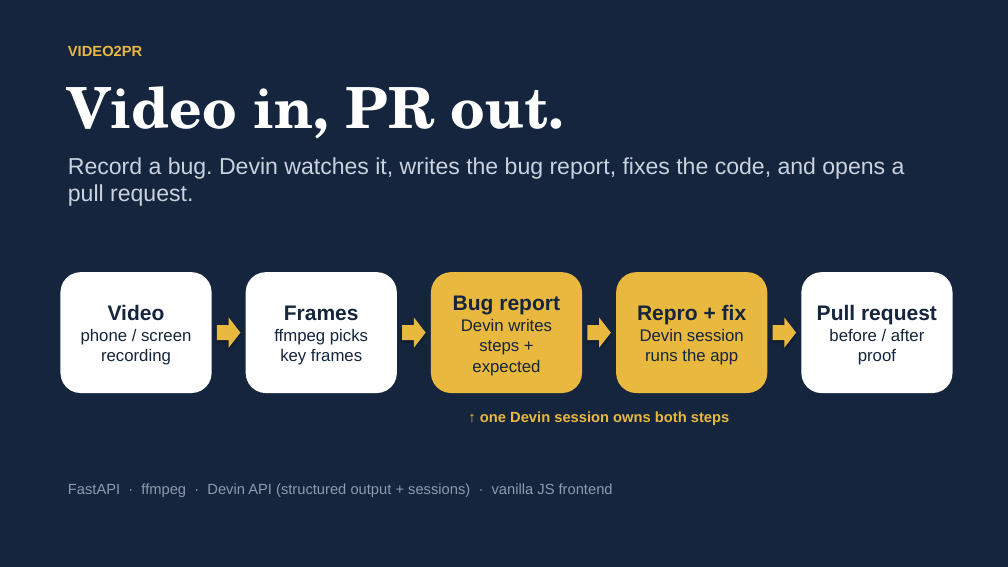
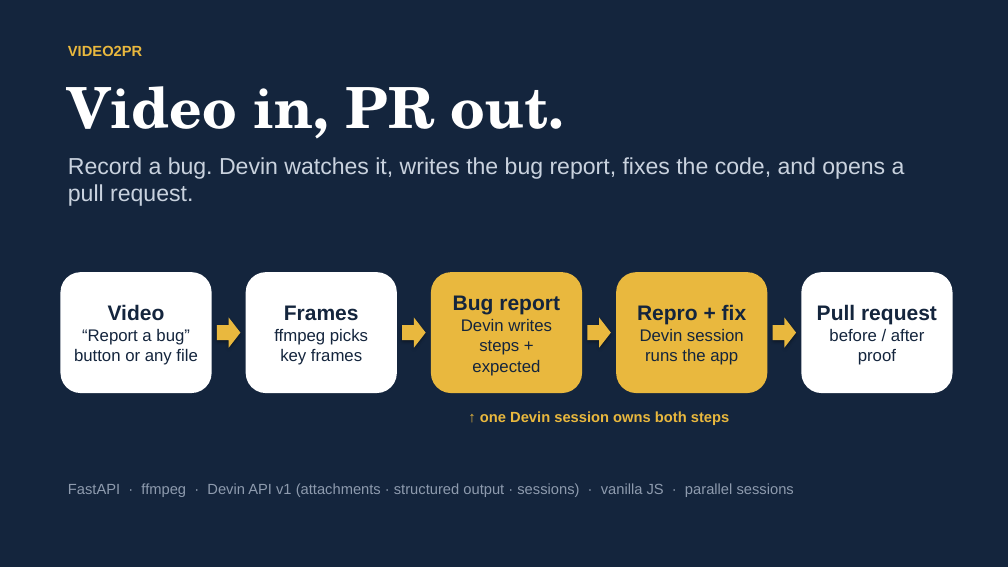
Before and after one commit to woodstock-thebrid/video2pr, a slide deck: slide 2 of docs/media/video2pr_slides.pptx. Drawn at 1008x567 pixels with LibreOffice and Linux fonts; fonts in the diff are those of the drawing. Boxes give left, top, right and bottom in pixels: in the first picture for what was removed or moved away, otherwise in the second. Text is boxed around its words. In the diff, an @@ line names an element or a change of style, - is before the commit and + after.

```diff
--- a/docs/media/video2pr_slides.pptx
+++ b/docs/media/video2pr_slides.pptx
@@ text in rounded rectangle at (x1=74, y1=329, x2=197, y2=365): text changed @@
-phone / screen
-recording
+“Report a bug”
+button or any file
@@ text at (x1=68, y1=483, x2=794, y2=497): text changed @@
-FastAPI · ffmpeg · Devin API (structured output + sessions) · vanilla JS frontend
+FastAPI · ffmpeg · Devin API v1 (attachments · structured output · sessions) · vanilla JS · parallel sessions
```
Also in this commit, not shown: 2 other slides changed, 4 slides added, 5 other files.
